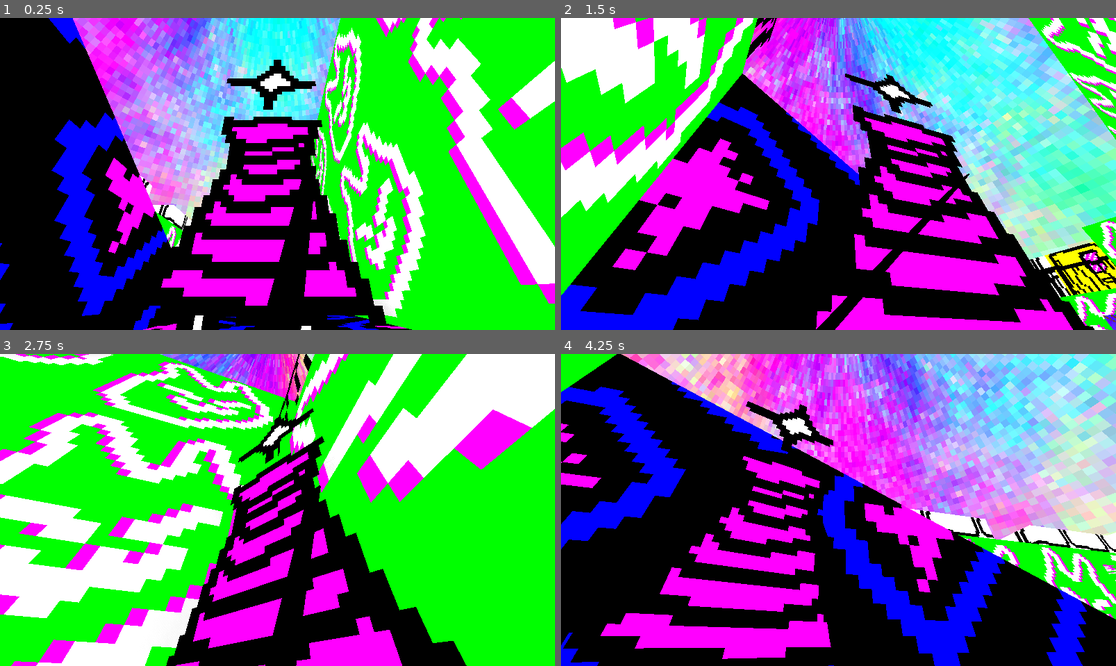
Above: before the commit, frames 1-4 (two rows, left to right).
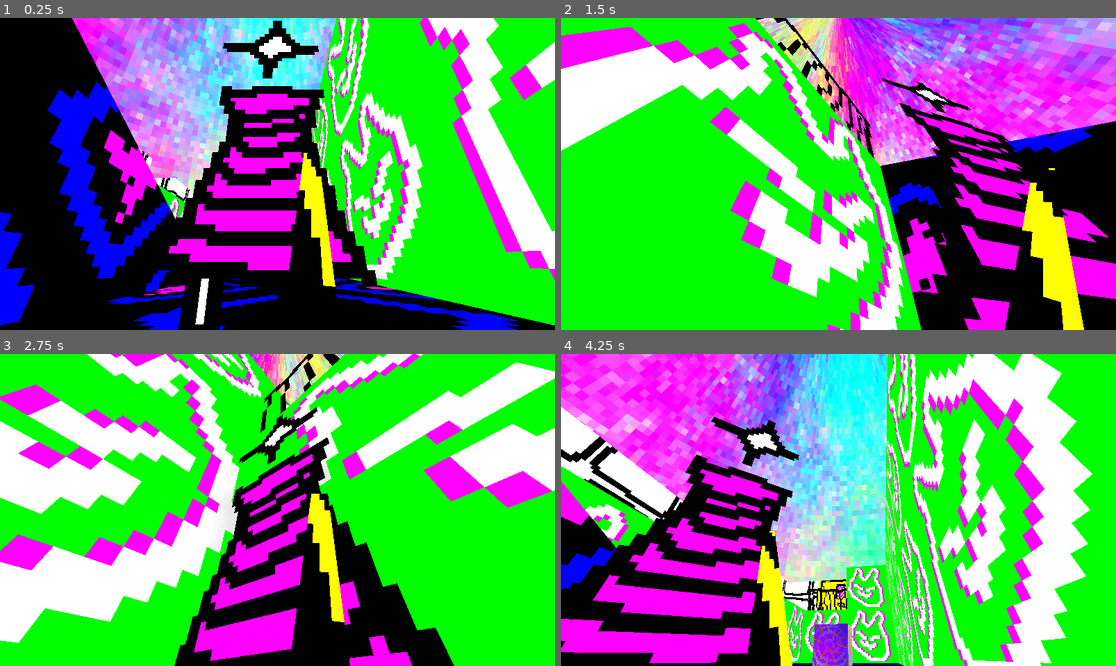
Above: after the commit, the same moments.

Repository: crittergirl/puppydream
Game: Godot game, scene res://main.tscn
Two runs of this game, one before a commit and one after it. Both use one fixed random seed, a clock stepped at 60 frames per second and the inputs below.
Inputs:
- Up to frame 1 (0.25 s): no input
- Up to frame 2 (1.5 s): hold D (move_right) 0.53-1.28 s; hold E (pull) 0.53-1.28 s; hold S (move_back) from 1.28 s (still down); tap E (pull) at 1.35 s
- Up to frame 3 (2.75 s): release S (move_back) at 2.03 s; hold D (move_right) from 2.03 s (still down); hold E (pull) from 2.03 s (still down)
- Up to frame 4 (4.25 s): release D (move_right) at 2.78 s; release E (pull) at 2.78 s; hold W (move_forward) 2.78-3.53 s; tap E (pull) at 2.85 s; hold A (move_left) from 3.53 s (still down); hold E (pull) from 3.53 s (still down)

The runs differ from the first frame. In frame 1, 49% of the frame differs, in the area x 0-100%, y 0-100%; in frame 2, 86%; in frame 3, 47%; in frame 4, 87%.

Commit message:
enable physics interpolation

Diff:
--- a/components/player.tscn
+++ b/components/player.tscn
@@ -2,6 +2,7 @@
 
 [ext_resource type="Script" uid="uid://badgcr1o0vnlg" path="res://owner.gd" id="1_kuobi"]
 [ext_resource type="Texture2D" uid="uid://c5qrc742g6oq6" path="res://characters/owner.png" id="2_0lm1f"]
+[ext_resource type="Material" uid="uid://ber0ttlnlq3ei" path="res://materials/hazard.tres" id="2_couud"]
 [ext_resource type="PackedScene" uid="uid://neit7nn2ikcu" path="res://components/charactermovement.tscn" id="3_couud"]
 [ext_resource type="Script" uid="uid://b5dnyn2kkblst" path="res://leash.gd" id="4_pir3r"]
 [ext_resource type="Script" uid="uid://r0i6fqltlj77" path="res://puppy.gd" id="5_mm1xv"]
@@ -15,9 +16,16 @@
 shading_mode = 0
 albedo_color = Color(0, 1, 1, 1)
 
+[sub_resource type="SphereMesh" id="SphereMesh_h2yge"]
+radius = 0.1
+height = 0.2
+
+[sub_resource type="SphereShape3D" id="SphereShape3D_h2yge"]
+radius = 0.1
+
 [sub_resource type="Curve3D" id="Curve3D_efxa6"]
 _data = {
-"points": PackedVector3Array(0, 0, 0, 0, 0, 0, 0.119275875, 0.39608634, 0.048959374, 0, 0, 0, 0, 0, 0, -0.02809453, 0.15005922, 0.4659518),
+"points": PackedVector3Array(0, 0, 0, 0, 0, 0, 0, 0, 0, 0, 0, 0, 0, 0, 0, 0, 0.5, 0),
 "tilts": PackedFloat32Array(0, 0)
 }
 point_count = 2
@@ -25,13 +33,6 @@
 [sub_resource type="StandardMaterial3D" id="StandardMaterial3D_dg77c"]
 shading_mode = 0
 albedo_color = Color(0, 0, 0, 1)
-
-[sub_resource type="SphereMesh" id="SphereMesh_h2yge"]
-radius = 0.1
-height = 0.2
-
-[sub_resource type="SphereShape3D" id="SphereShape3D_h2yge"]
-radius = 0.1
 
 [node name="player" type="Marker3D" unique_id=1119564877]
 
@@ -47,7 +48,7 @@
 texture_filter = 4
 texture = ExtResource("2_0lm1f")
 
-[node name="leashpointa" type="Marker3D" parent="owner/sprite" unique_id=2112293454]
+[node name="leashpointb" type="Marker3D" parent="owner/sprite" unique_id=2112293454]
 unique_name_in_owner = true
 transform = Transform3D(1, 0, 0, 0, 1, 0, 0, 0, 1, 0.058351286, -0.024999976, 0)
 gizmo_extents = 0.02
@@ -89,11 +90,38 @@
 process_callback = 0
 autostart = true
 
-[node name="leash" type="Path3D" parent="owner" unique_id=446030249]
+[node name="puppy" type="CharacterBody3D" parent="." unique_id=891337018]
+unique_name_in_owner = true
+transform = Transform3D(1, 0, 0, 0, 1, 0, 0, 0, 1, 0, 0, 0.20000005)
+script = ExtResource("5_mm1xv")
+
+[node name="MeshInstance3D" type="MeshInstance3D" parent="puppy" unique_id=400119865]
+transform = Transform3D(1, 0, 0, 0, 1, 0, 0, 0, 1, 0, 0.1, 0)
+material_override = ExtResource("6_qe8hj")
+mesh = SubResource("SphereMesh_h2yge")
+
+[node name="CollisionShape3D" type="CollisionShape3D" parent="puppy" unique_id=926531432]
+transform = Transform3D(1, 0, 0, 0, 1, 0, 0, 0, 1, 0, 0.1, 0)
+shape = SubResource("SphereShape3D_h2yge")
+
+[node name="camera" type="Camera3D" parent="puppy" unique_id=885828612]
+unique_name_in_owner = true
+transform = Transform3D(1, 0, 0, 0, 1, 0, 0, 0, 1, 0, 0.1, 0)
+current = true
+
+[node name="leashpointa" type="Marker3D" parent="puppy/camera" unique_id=1372748913]
+unique_name_in_owner = true
+transform = Transform3D(1, 0, 0, 0, 1, 0, 0, 0, 1, 0, -0.081, 0)
+gizmo_extents = 0.02
+
+[node name="leash" type="Path3D" parent="puppy/camera" unique_id=446030249]
+editor_description = "child of camera to prevent jittering"
+transform = Transform3D(1, 0, 0, 0, 1, 0, 0, 0, 1, 0, -0.1, -0.20000005)
 curve = SubResource("Curve3D_efxa6")
 script = ExtResource("4_pir3r")
 
-[node name="CSGPolygon3D" type="CSGPolygon3D" parent="owner/leash" unique_id=1842983319]
+[node name="CSGPolygon3D" type="CSGPolygon3D" parent="puppy/camera/leash" unique_id=1842983319]
+material_override = ExtResource("2_couud")
 polygon = PackedVector2Array(-0.01, -0.001, -0.01, 0.001, 0.01, 0.001, 0.01, -0.001)
 mode = 2
 path_node = NodePath("..")
@@ -108,30 +136,6 @@
 path_joined = false
 material = SubResource("StandardMaterial3D_dg77c")
 
-[node name="puppy" type="CharacterBody3D" parent="." unique_id=891337018]
-unique_name_in_owner = true
-transform = Transform3D(1, 0, 0, 0, 1, 0, 0, 0, 1, 0, 0, 0.20000005)
-script = ExtResource("5_mm1xv")
-
-[node name="MeshInstance3D" type="MeshInstance3D" parent="puppy" unique_id=400119865]
-transform = Transform3D(1, 0, 0, 0, 1, 0, 0, 0, 1, 0, 0.1, 0)
-material_override = ExtResource("6_qe8hj")
-mesh = SubResource("SphereMesh_h2yge")
-
-[node name="CollisionShape3D" type="CollisionShape3D" parent="puppy" unique_id=926531432]
-transform = Transform3D(1, 0, 0, 0, 1, 0, 0, 0, 1, 0, 0.1, 0)
-shape = SubResource("SphereShape3D_h2yge")
-
-[node name="camera" type="Camera3D" parent="puppy" unique_id=660675987]
-unique_name_in_owner = true
-transform = Transform3D(1, 0, 0, 0, 1, 0, 0, 0, 1, 0, 0.1, 0)
-current = true
-
-[node name="leashpointb" type="Marker3D" parent="puppy/camera" unique_id=1372748913]
-unique_name_in_owner = true
-transform = Transform3D(1, 0, 0, 0, 1, 0, 0, 0, 1, 0, -0.07794137, -0.09420788)
-gizmo_extents = 0.02
-
 [node name="charactermovement" parent="puppy" unique_id=1586770131 instance=ExtResource("3_couud")]
 speed = 1.5
 acceleration = 40.0
--- /dev/null
+++ b/components/smoothcamera.gd
@@ -0,0 +1,19 @@
+extends Camera3D
+
+@export var target_position := Vector3.ZERO # global coordinates
+@export var target_direction := Vector3.FORWARD # also global; normalized
+
+func update(pos: Vector3, look: Vector3) -> void:
+	target_position = pos
+	target_direction = look
+	global_position = pos
+	look_at(pos + look)
+
+func _process(delta: float) -> void:
+	return
+	if global_position.distance_to(target_position):
+		global_position = global_position.lerp(target_position, 20 * delta)
+
+	if (-global_basis.z).angle_to(target_direction): # ??
+		var look_vector: Vector3 = (-global_basis.z).slerp(target_direction, 20 * delta)
+		look_at(global_position + look_vector)
--- /dev/null
+++ b/components/smoothcamera.tscn
@@ -0,0 +1,6 @@
+[gd_scene format=3 uid="uid://biuq5xmhicstf"]
+
+[ext_resource type="Script" uid="uid://bonxngubh3g8a" path="res://components/smoothcamera.gd" id="1_dg3rv"]
+
+[node name="smoothcamera" type="Camera3D" unique_id=794724102]
+script = ExtResource("1_dg3rv")
--- a/project.godot
+++ b/project.godot
@@ -46,6 +46,7 @@
 [physics]
 
 3d/physics_engine="Jolt Physics"
+common/physics_interpolation=true
 
 [rendering]
 
--- a/puppy.gd
+++ b/puppy.gd
@@ -5,17 +5,20 @@
 var camera_bobbing_t := 0.0
 
 func _process(delta: float) -> void:
-	var owner_direction: Vector3 = (%target.global_position - %camera.global_position).normalized()
-	if (-%camera.global_basis.z).angle_to(owner_direction):
-		var look_vector: Vector3 = (-%camera.global_basis.z).slerp(owner_direction, 10.0 * delta)
-		%camera.look_at(%camera.global_position + look_vector)
+	var camera_position := Vector3(0, 0.1, 0) # local
 
 	# camera bobbing + breathing
-	%camera.position.y = 0.1 + sin(camera_bobbing_t * 20) * 0.01
+	camera_position.y += sin(camera_bobbing_t * 20) * 0.01
 	if Vector2(velocity.x, velocity.z).length() > 0.1:
 		camera_bobbing_t += delta
 	else:
 		camera_bobbing_t += delta * 0.1
+
+	var owner_direction: Vector3 = (%target.global_position - %camera.global_position).normalized()
+	var camera_direction: Vector3 = (-%camera.global_basis.z).slerp(owner_direction, 5 * delta)
+
+	%camera.global_position = to_global(camera_position)
+	%camera.look_at(%camera.global_position + camera_direction)
 
 func _physics_process(delta: float) -> void:
 
Not shown, added: components/smoothcamera.gd.uid
